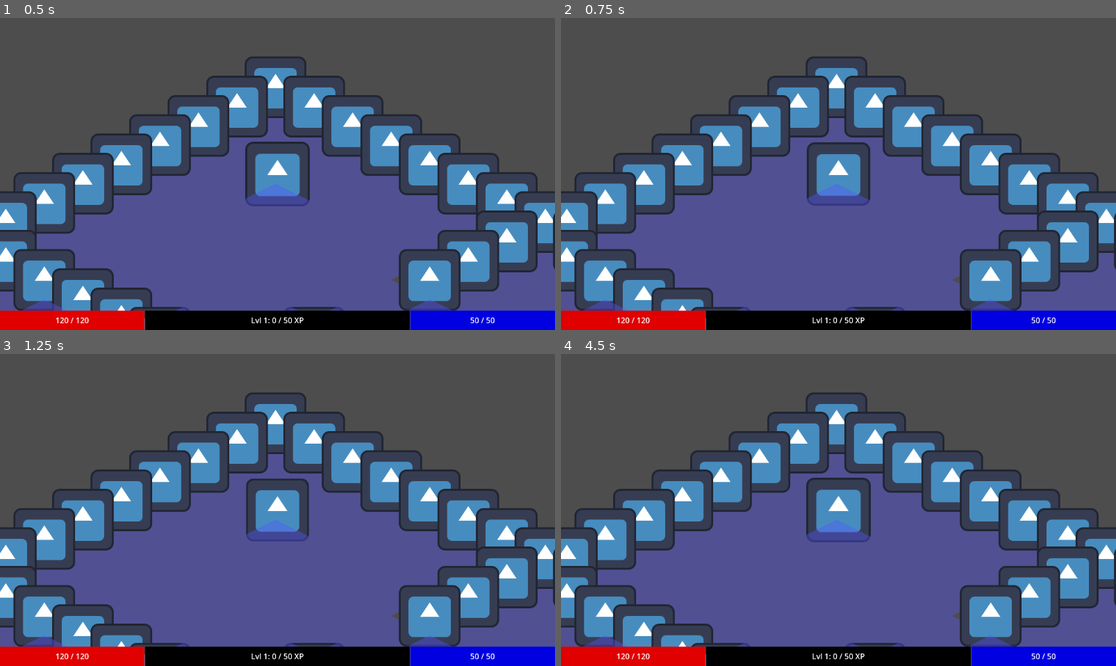
Above: before the commit, frames 1-4 (two rows, left to right).
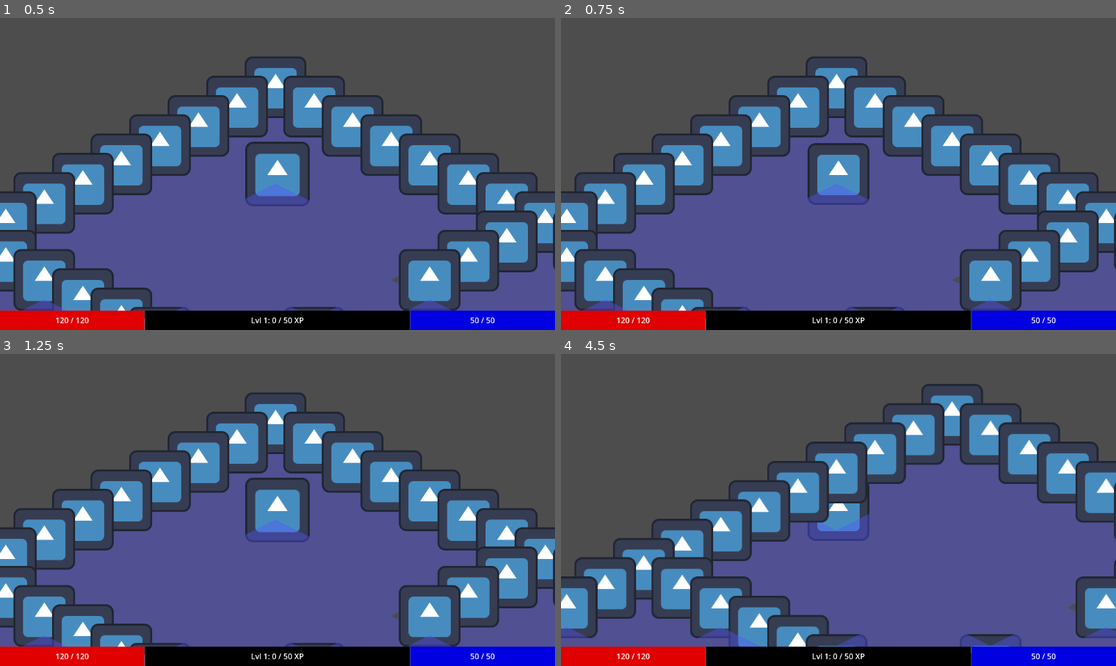
Above: after the commit, the same moments.

Repository: PietPadda/Godot_2D_ARPG
Game: Godot game, scene res://scenes/levels/main.tscn
Same seed, same stepped clock (60 frames per second), same inputs: the game is played once before the commit and once after it. The engine's default icon, where the game draws it, is replaced by a stand-in: a white triangle on a blue panel in a dark square.
Inputs (mouse positions are in pixels of both pictures, inside the frame that each line leads up to):
- Up to frame 1 (0.5 s): no input
- Up to frame 2 (0.75 s): tap Enter at 0.5 s; move the mouse to (960, 158) at 0.52 s; hold E (interact) from 0.53 s (still down); click (960, 158) at 0.67 s
- Up to frame 3 (1.25 s): keep holding E (interact)
- Up to frame 4 (4.5 s): move the mouse to (727, 525) at 1.27 s; release E (interact) at 1.28 s; click (727, 525) at 1.35 s; move the mouse to (894, 441) at 2.02 s; tap I (toggle_character_sheet) at 2.1, 4.35 s; click (894, 441) at 2.17 s; tap Space at 2.75 s; move the mouse to (938, 369) at 2.77 s; tap E (interact) at 2.85 s; click (938, 369) at 2.92 s; tap Enter at 3.5 s; move the mouse to (938, 400) at 3.52 s; press the mouse at (938, 400) at 3.53 s; move the mouse to (938, 435) at 4.27 s; release the mouse at (938, 435) at 4.28 s; click (938, 435) at 4.42 s

Frame 1 is identical in both runs. In frame 2, 0.2% of the frame differs, in the area x 44-56%, y 39-61%; in frame 3, 0.3%; in frame 4, 41%, in the area x 0-100%, y 9-100%.
Error before the commit: Invalid assignment of property or key 'destination_tile' with value of type 'Vector2i' on a base object of type 'Nil'. (res://scripts/player/states/player_idle…

Commit message:
fix(fsm): correct case-sensitivity in get_state lookup

Diff:
--- a/scripts/core/fsm/state_machine.gd
+++ b/scripts/core/fsm/state_machine.gd
@@ -59,9 +59,11 @@
 func get_state(state_enum: int) -> State:
 	# First, determine if we are the player or an enemy FSM
 	var state_names_array = States.PLAYER_STATE_NAMES
-	if get_owner().is_in_group("Enemy"):
+	if get_owner().is_in_group("enemies"):
 		state_names_array = States.ENEMY_STATE_NAMES
 
 	# Use the enum to look up the string name from our global manager
 	var state_key = state_names_array[state_enum]
-	return states.get(state_key)
+
+	# THE FIX: Convert the key to lower case to match how it's stored.
+	return states.get(state_key.to_lower())
